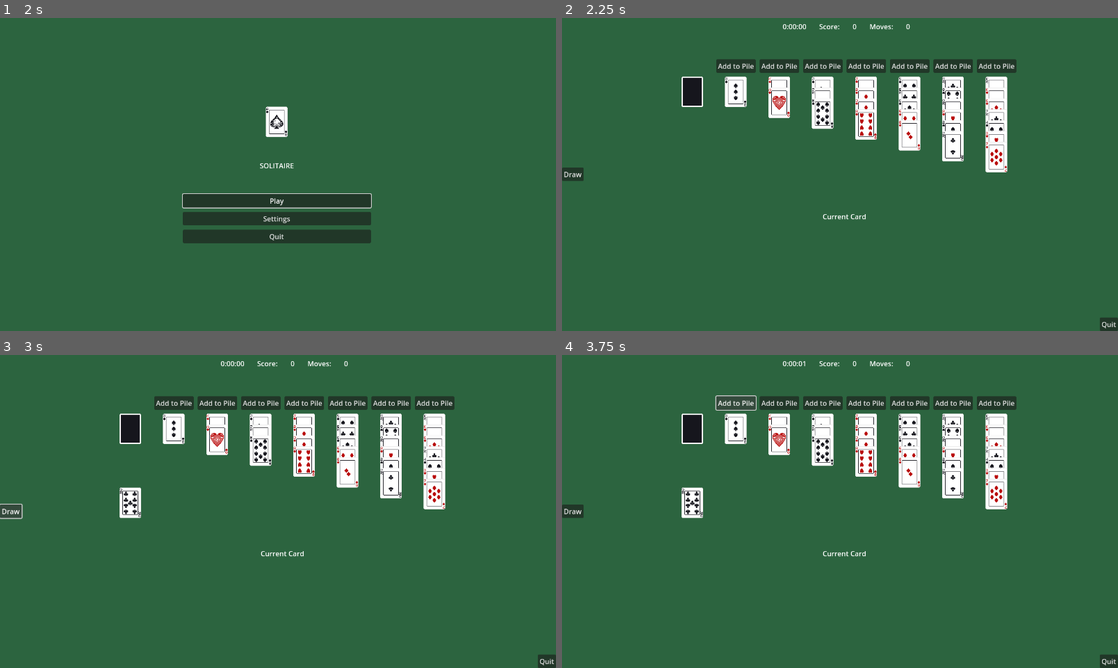
Above: before the commit, frames 1-4 (two rows, left to right).
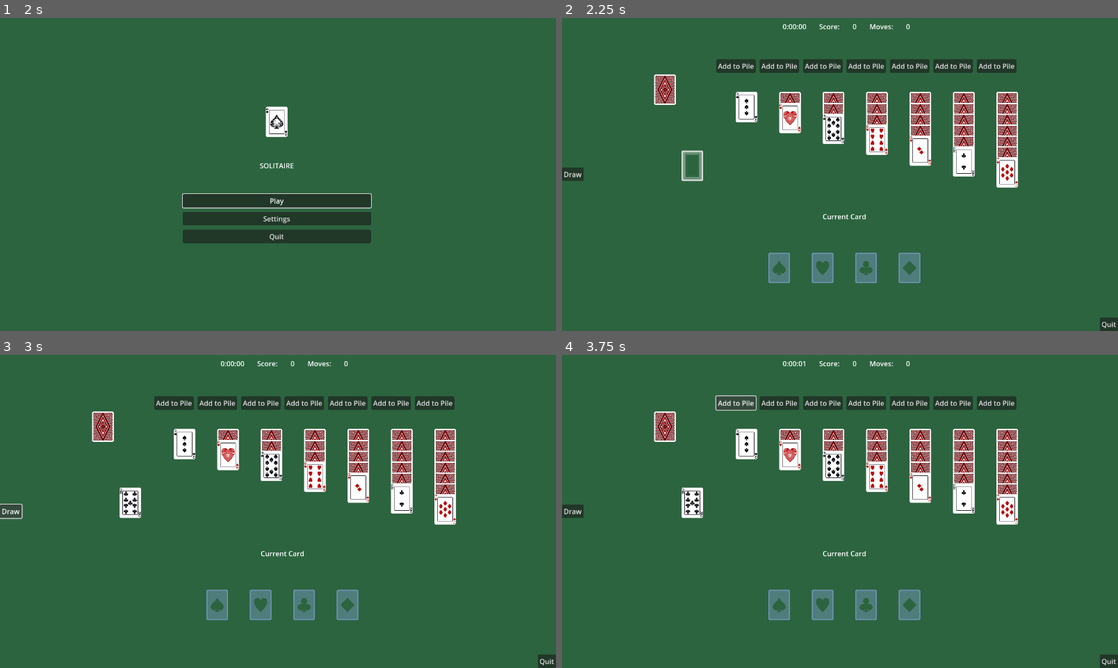
Above: after the commit, the same moments.

Repository: GabeContra/GodotSolitaire
Game: Godot game, scene res://Scenes/MainMenu.tscn
Two runs of this game, one before a commit and one after it. Both use one fixed random seed, a clock stepped at 60 frames per second and the inputs below.
Inputs:
- Up to frame 1 (2 s): click "Settings" at 0.5 s; click "Back" at 1.25 s
- Up to frame 2 (2.25 s): click "Play" at 2 s
- Up to frame 3 (3 s): click "Draw" at 2.75 s
- Up to frame 4 (3.75 s): click "Add to Pile" at 3.5 s

Frame 1 is identical in both runs. In frame 2, 11% of the frame differs, in the area x 16-82%, y 18-85%; in frame 3, 10%; in frame 4, 10%.

Commit message:
dragging attempt

Diff:
--- a/Scenes/Card.tscn
+++ b/Scenes/Card.tscn
@@ -1,17 +1,18 @@
-[gd_scene load_steps=5 format=3 uid="uid://bjkbshw0t3rqp"]
+[gd_scene load_steps=4 format=3 uid="uid://bjkbshw0t3rqp"]
 
 [ext_resource type="Script" uid="uid://bakyrcc8of3u2" path="res://Scripts/Card.gd" id="1"]
 [ext_resource type="PackedScene" uid="uid://ceghbh6ksbev4" path="res://Scenes/CardSprite.tscn" id="2_3p273"]
 [ext_resource type="Texture2D" uid="uid://4jyutmmyc7s3" path="res://Art/cardAtlas.tres" id="3_h8wm0"]
 
-[sub_resource type="RectangleShape2D" id="1"]
-size = Vector2(50, 70)
-
-[node name="Card" type="Area2D" groups=["cards"]]
+[node name="Card" type="Control" groups=["cards"]]
+layout_mode = 3
+anchors_preset = 0
+offset_right = 50.0
+offset_bottom = 70.0
 script = ExtResource("1")
-
-[node name="CollisionShape2D" type="CollisionShape2D" parent="."]
-shape = SubResource("1")
 
 [node name="CardSprite" parent="." instance=ExtResource("2_3p273")]
 texture = ExtResource("3_h8wm0")
+centered = false
+
+[connection signal="gui_input" from="." to="." method="_on_gui_input"]
--- a/Scenes/Foundation.tscn
+++ b/Scenes/Foundation.tscn
@@ -11,11 +11,8 @@
 script = ExtResource("2")
 
 [node name="CardSprite" parent="." instance=ExtResource("2_kyefa")]
-visible = false
 
 [node name="Space" type="CollisionShape2D" parent="."]
 shape = SubResource("1")
 
-[connection signal="area_entered" from="." to="." method="_on_Foundation_area_entered"]
-[connection signal="area_exited" from="." to="." method="_on_Foundation_area_exited"]
 [connection signal="input_event" from="." to="." method="_on_Foundation_input_event"]
--- a/Scenes/Game.tscn
+++ b/Scenes/Game.tscn
@@ -91,12 +91,27 @@
 text = "Draw
 "
 
-[node name="Foundation" parent="." instance=ExtResource("4")]
-position = Vector2(994, 300)
+[node name="SpadeFoundation" parent="." instance=ExtResource("4")]
+position = Vector2(500, 575)
 suit = 0
 
+[node name="DiamondFoundation" parent="." instance=ExtResource("4")]
+position = Vector2(800, 575)
+suit = 1
+
+[node name="ClubFoundation" parent="." instance=ExtResource("4")]
+position = Vector2(700, 575)
+suit = 2
+
+[node name="HeartFoundation" parent="." instance=ExtResource("4")]
+position = Vector2(600, 575)
+suit = 3
+
 [node name="Stock" parent="." instance=ExtResource("3")]
-position = Vector2(300, 170)
+offset_left = 212.0
+offset_top = 130.0
+offset_right = 262.0
+offset_bottom = 200.0
 
 [node name="Waste" parent="." instance=ExtResource("6")]
 position = Vector2(300, 340.106)
--- a/Scenes/SettingsMenu.tscn
+++ b/Scenes/SettingsMenu.tscn
@@ -7,6 +7,8 @@
 anchors_preset = 15
 anchor_right = 1.0
 anchor_bottom = 1.0
+grow_horizontal = 2
+grow_vertical = 2
 script = ExtResource("1")
 
 [node name="Back" type="Button" parent="."]
--- a/Scenes/Stock.tscn
+++ b/Scenes/Stock.tscn
@@ -1,19 +1,16 @@
-[gd_scene load_steps=5 format=3 uid="uid://dpurp42lukq8c"]
+[gd_scene load_steps=4 format=3 uid="uid://dpurp42lukq8c"]
 
 [ext_resource type="Script" uid="uid://cla5ynj57w1ya" path="res://Scripts/Stock.gd" id="1"]
 [ext_resource type="PackedScene" uid="uid://ceghbh6ksbev4" path="res://Scenes/CardSprite.tscn" id="2_xwovt"]
 [ext_resource type="Texture2D" uid="uid://4jyutmmyc7s3" path="res://Art/cardAtlas.tres" id="3_yaj15"]
 
-[sub_resource type="RectangleShape2D" id="1"]
-size = Vector2(27.369, 36.8826)
-
-[node name="Stock" type="Area2D"]
+[node name="Stock" type="Control"]
+layout_mode = 3
+anchors_preset = 0
+offset_right = 50.0
+offset_bottom = 70.0
 script = ExtResource("1")
 
 [node name="CardSprite" parent="." instance=ExtResource("2_xwovt")]
 texture = ExtResource("3_yaj15")
-
-[node name="Space" type="CollisionShape2D" parent="."]
-shape = SubResource("1")
-
-[connection signal="input_event" from="." to="." method="_on_Stock_input_event"]
+centered = false
--- a/Scenes/Waste.tscn
+++ b/Scenes/Waste.tscn
@@ -13,4 +13,3 @@
 shape = SubResource("1")
 
 [node name="CardSprite" parent="." instance=ExtResource("2_rt84p")]
-visible = false
--- a/Scripts/Card.gd
+++ b/Scripts/Card.gd
@@ -1,4 +1,4 @@
-extends Area2D
+extends Control
 class_name Card
 
 
@@ -17,6 +17,10 @@
 
 func _input(_event):
 	pass
+
+func _on_gui_input(event: InputEvent) -> void:
+	if event is InputEventMouseButton and event.pressed and event.button_index == MOUSE_BUTTON_LEFT:
+		print("Clicked card:", Enums.index_to_text(value))
 
 func set_value(new_value: int) -> void:
 	value = new_value
@@ -37,14 +41,3 @@
 
 func get_face():
 	return is_face_down
-
-func _on_Card_input_event(_viewport, event, _shape_idx):
-	if event is InputEventMouseButton:
-		if is_face_down:
-			return
-		if event.pressed and event.button_index == MOUSE_BUTTON_LEFT:
-			_viewport.set_input_as_handled()
-			var parent = get_parent()
-			if parent is Pile:
-				pass
-			print("Area2D clicked! ", Enums.index_to_text(value), " z-index: ", z_index)
--- a/Scripts/Foundation.gd
+++ b/Scripts/Foundation.gd
@@ -5,18 +5,17 @@
 
 
 @export var suit = Enums.Suits.NONE # (Global.Suits)
-var cards = []
-var card_over_me = false
-var card_on_me : Card = null
-
+var cards : Array[Card]
+var current_value = 0
 # Called when the node enters the scene tree for the first time.
 func _ready():
-	pass
+	update_sprite()
 
-func add_to_foundation(card_value):
+func add_to_foundation(card : Card) -> bool:
 	if suit != Enums.Suits.NONE:
-		if card_value == card_value%13 + suit*13:
-			cards.push_front(card_value)
+		if card.value == current_value%13 + suit*13:
+			cards.push_back(card)
+			current_value += 1
 			self.update_sprite()
 			return true
 	return false
@@ -25,24 +24,15 @@
 #func _process(delta):
 #	pass
 
-func card_dropped_on_me():
-	if add_to_foundation(card_on_me.value):
-		card_on_me.queue_free()
-	card_on_me.disconnect("dropped", Callable(self, "card_dropped_on_me"))
-	card_on_me = null
-	card_over_me = false
-
-
 func update_sprite():
 	if cards.is_empty():
-		$CardSprite.visible = false
+		$CardSprite.set_card(Enums.Cards.FOUND_SPADE + suit)
 	else:
-		$CardSprite.visible = true
 		$CardSprite.set_card(cards[0])
 
 
 func _on_Foundation_input_event(_viewport, event, _shape_idx):
 	if event is InputEventMouseButton:
 		if event.button_index == MOUSE_BUTTON_LEFT and event.pressed:
-			emit_signal("remove_card", cards.pop_front())
+			print("Foundation clicked")
 			self.update_sprite()
--- a/Scripts/Game.gd
+++ b/Scripts/Game.gd
@@ -24,8 +24,8 @@
 			# due to timing of sprite updates this needs to be added before value and face_down is set
 			pile.add_card(tempCard)
 			tempCard.is_face_down = false
-			#if i+1 < pileCount:
-				#tempCard.is_face_down = true
+			if i+1 < pileCount:
+				tempCard.is_face_down = true
 			tempCard.value = deck.pop_back()
 			i += 1
 		pileCount += 1
@@ -111,3 +111,8 @@
 
 func _on_draw_pressed() -> void:
 	attempt_to_draw_card()
+
+
+
+func _on_stock_stock_clicked() -> void:
+	attempt_to_draw_card()
--- a/Scripts/Pile.gd
+++ b/Scripts/Pile.gd
@@ -16,18 +16,8 @@
 # Called every frame. 'delta' is the elapsed time since the previous frame.
 #func _process(delta):
 #	pass
-func _unhandled_input(event):
-	if event is InputEventMouseButton and event.pressed and event.button_index == MOUSE_BUTTON_LEFT:
-		var click_pos = get_global_mouse_position()
 
-		# Check cards from TOP to BOTTOM
-		for i in range($Cards.get_child_count() - 1, -1, -1):
-			var card = $Cards.get_child(i)
-			if card.get_overlapping_point(click_pos):
-				print("Clicked card:", card.name)
-				 # Handle card click logic here
-				get_viewport().set_input_as_handled()
-				break # stop after first (topmost) hit
+
 func add_card(card : Card):
 	$Cards.add_child(card)
 	card.position.y = ($Cards.get_child_count() - 1) * 25
@@ -71,6 +61,9 @@
 	return false
 
 func update_pile_sprites() -> void:
+	var finalCard = $Cards.get_child(-1)
+	if finalCard and finalCard.is_face_down:
+		finalCard.is_face_down = false
 	for cardObject in $Cards.get_children():
 		cardObject.update_sprite()
 
--- a/Scripts/Stock.gd
+++ b/Scripts/Stock.gd
@@ -1,7 +1,8 @@
-extends Area2D
+extends Control
 
 
 var stock_cards : Array[int]
+var CardScene = preload("res://Scenes/Card.tscn")
 
 # Called when the node enters the scene tree for the first time.
 func _ready():
@@ -13,8 +14,15 @@
 # Called every frame. 'delta' is the elapsed time since the previous frame.
 #func _process(delta):
 #	pass
+var cardDragged = null
+func _get_drag_data(at_position: Vector2) -> Variant:
+	var card = CardScene.instantiate()
+	card.value = stock_cards[-1]
+	set_drag_preview(card)
+	return card
 
-func  draw_card():
+
+func draw_card():
 	if stock_cards.is_empty():
 		print("NO MORE STOCK")
 		$CardSprite.visible = false
@@ -23,9 +31,3 @@
 func add_to_stock(value):
 	stock_cards.push_front(value)
 	$CardSprite.visible = true
-
-
-func _on_Stock_input_event(_viewport, event, _shape_idx):
-	if event is InputEventMouseButton:
-		if event.button_index == MOUSE_BUTTON_LEFT and event.pressed:
-			emit_signal("draw_card", stock_cards.pop_front())
--- a/Scripts/Waste.gd
+++ b/Scripts/Waste.gd
@@ -7,7 +7,7 @@
 
 # Called when the node enters the scene tree for the first time.
 func _ready():
-	pass # Replace with function body.
+	update_sprite()
 
 func add_to_waste(value : int):
 	waste_cards.push_back(value)
@@ -27,9 +27,8 @@
 
 func update_sprite():
 	if waste_cards.is_empty():
-		$CardSprite.visible = false
+		$CardSprite.set_card(Enums.Cards.WASTE)
 	else:
-		$CardSprite.visible = true
 		$CardSprite.set_card(waste_cards[-1])
 
 func reset_waste():
--- a/Scripts/global.gd
+++ b/Scripts/global.gd
@@ -80,6 +80,11 @@
 	HEART_KING,
 	JOKER,
 	BACK,
+	FOUND_SPADE,
+	FOUND_DIAMD,
+	FOUND_CLUBS,
+	FOUND_HEART,
+	WASTE
 }
 
 static func index_to_text(index: int) -> String:
--- a/project.godot
+++ b/project.godot
@@ -23,5 +23,6 @@
 
 [rendering]
 
+textures/canvas_textures/default_texture_filter=0
 environment/defaults/default_clear_color=Color(0.172549, 0.392157, 0.247059, 1)
 environment/defaults/default_environment="res://default_env.tres"
Binary file changed: Art/playingCards.png
